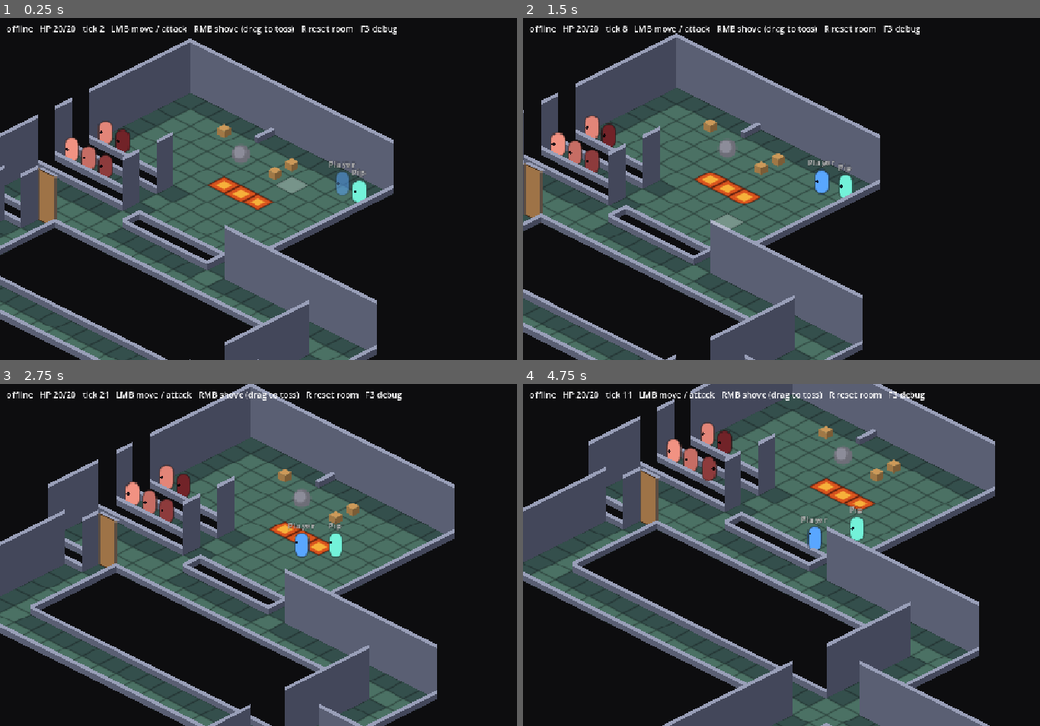
Above: before the commit, frames 1-4 (two rows, left to right).
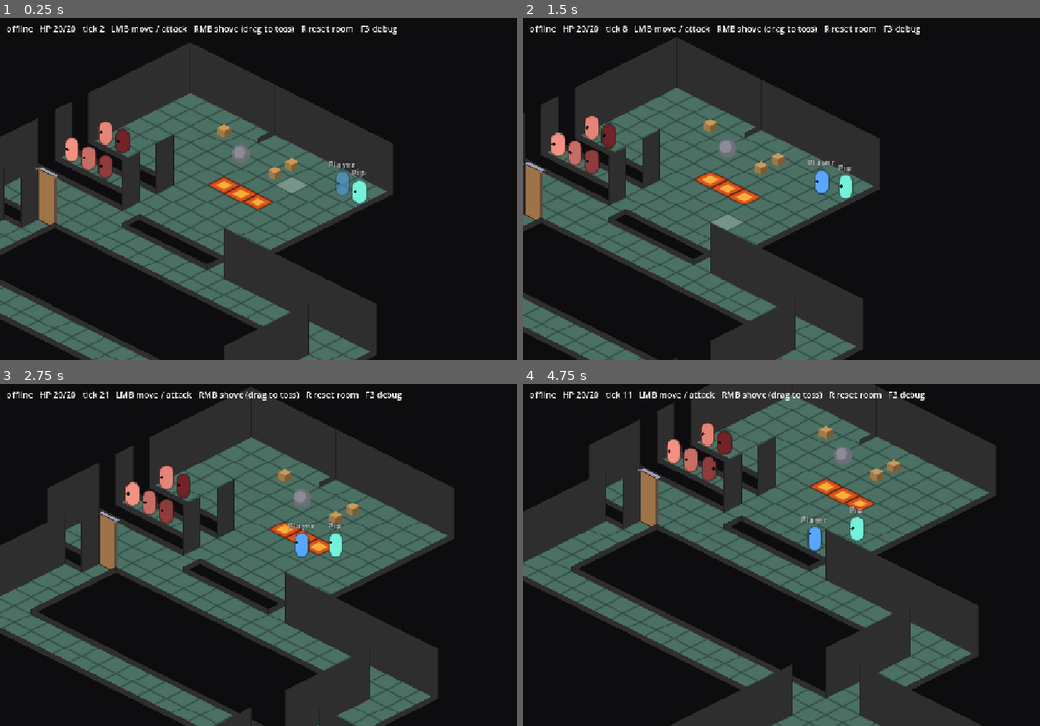
Above: after the commit, the same moments.

Repository: jeff-thinklightn-ing/psykinetic
Game: Godot game, scene res://main.tscn
The game is run twice, just before and just after one commit, with the same random seed, the same clock (stepped at 60 frames per second) and the same inputs.
Inputs (mouse positions are in pixels of both pictures, inside the frame that each line leads up to):
- Up to frame 1 (0.25 s): no input
- Up to frame 2 (1.5 s): move the mouse to (962, 171) at 0.52 s; tap R at 0.6 s; click (962, 171) at 0.67 s; drag from (703, 206) to (797, 257) at 1.27 s
- Up to frame 3 (2.75 s): move the mouse to (367, 479) at 2.02 s; tap 9 at 2.1 s; click (367, 479) at 2.17 s
- Up to frame 4 (4.75 s): drag from (797, 623) to (647, 503) at 2.77 s; move the mouse to (1008, 606) at 3.52 s; tap R at 3.6 s; click (1008, 606) at 3.67 s; drag from (647, 503) to (734, 469) at 4.27 s

The runs differ from the first frame. In frame 1, 31% of the frame differs, in the area x 0-77%, y 6-100%; in frame 2, 28%; in frame 3, 37%; in frame 4, 40%, in the area x 0-92%, y 0-100%.

Commit message:
quiet walls: one flat grey per face, no top strip, no end faces, no floor shading; Main.WALL_VALUE

Diff:
--- a/main.gd
+++ b/main.gd
@@ -1,3 +1,4 @@
+class_name Main
 extends Node2D
 ## Builds the test room, starts networking, and turns clicks into orders.
 ## This is view/input glue plus level setup: on the server it asks World and
@@ -6,8 +7,9 @@
 const FLOOR_SOURCE := 0
 const FIRE_SOURCE := 2
 const DOOR := "res://sim/door.gd"
-## Floor in front of a wall (the wall to its -x or -y side) is drawn darker.
-const SHADED_FLOOR := Color(0.7, 0.7, 0.76)
+## The one grey every wall face is drawn in, 0..1: darker than the floor,
+## a few steps above the void, the same whichever way the face points.
+const WALL_VALUE := 0.18
 ## Camera: the fraction of the remaining distance to the player closed per
 ## second, as an exponential rate. Higher is tighter.
 const CAMERA_FOLLOW_RATE := 6.0
@@ -455,31 +457,23 @@
 
 
 ## The map (see Terrain for the format). Floor and fire go on the Ground
-## layer, shaded where a wall stands on the cell's -x or -y edge; wall
-## edges are drawn as WallEdges in the Y-sorted layer. Doors are spawned by
-## the server with the level (see _spawn_doors): they have state.
+## layer, one surface right up to the walls; wall edges are drawn as
+## WallEdges in the Y-sorted layer. Doors are spawned by the server with
+## the level (see _spawn_doors): they have state.
 func _paint_level() -> void:
 	_terrain = Terrain.parse(LEVEL)
-	var floor_source := ground.tile_set.get_source(FLOOR_SOURCE) as TileSetAtlasSource
-	var shaded := floor_source.create_alternative_tile(Vector2i.ZERO)
-	floor_source.get_tile_data(Vector2i.ZERO, shaded).modulate = SHADED_FLOOR
 	var edges: Dictionary = _terrain["edges"]
 	var kind_at := func(key: Vector3i) -> int: return edges.get(key, Terrain.Edge.OPEN)
 	var fire: Array[Vector2i] = _terrain["fire"]
 	for cell: Vector2i in _terrain["floor"]:
-		if cell in fire:
-			ground.set_cell(cell, FIRE_SOURCE, Vector2i.ZERO)
-			continue
-		var behind_wall: bool = kind_at.call(Terrain.edge_key(cell, Vector2i(-1, 0))) == Terrain.Edge.WALL \
-				or kind_at.call(Terrain.edge_key(cell, Vector2i(0, -1))) == Terrain.Edge.WALL
-		ground.set_cell(cell, FLOOR_SOURCE, Vector2i.ZERO, shaded if behind_wall else 0)
+		ground.set_cell(cell, FIRE_SOURCE if cell in fire else FLOOR_SOURCE, Vector2i.ZERO)
 	for key: Vector3i in edges:
 		if edges[key] != Terrain.Edge.WALL:
 			continue
 		var wall := WallEdge.new()
 		wall.name = "Wall_%d_%d_%s" % [key.x, key.y, "e" if key.z == Terrain.EAST else "s"]
 		$YSort.add_child(wall)
-		wall.setup(key, kind_at, func(cell: Vector2i) -> bool: return cell in _terrain["floor"])
+		wall.setup(key, kind_at, func(cell: Vector2i) -> bool: return cell in _terrain["floor"], WALL_VALUE)
 
 
 ## Server: one Door node per door edge, through the spawner so every client
--- a/render/wall_edge.gd
+++ b/render/wall_edge.gd
@@ -1,11 +1,11 @@
 class_name WallEdge
 extends Node2D
-## One wall edge: a face standing on the cell boundary line and, along its
-## top, a lit strip 4 px wide lying on the far side of the line (the top of
-## a thin wall seen from above). Nothing is drawn on the ground beyond the
-## line itself. The node sits in the Y-sorted layer with the cell on the
-## edge's -x / -y side, a hair nearer the camera, so it is in front of what
-## stands on that cell and behind the next.
+## One wall edge: a face standing on the cell boundary line, one flat
+## neutral grey (`Main.WALL_VALUE`) whatever way it faces, with no top
+## strip, no end face and nothing drawn on the ground. The top of a wall is
+## where the face ends. The node sits in the Y-sorted layer with the cell on
+## the edge's -x / -y side, a hair nearer the camera, so it is in front of
+## what stands on that cell and behind the next.
 ##
 ## Height. A wall that would hide floor is a stub a third of a tile tall;
 ## one that hides nothing stands full height. A full wall hides the cells
@@ -18,30 +18,26 @@
 ## beyond is in their shadow. A drawing rule only: the sim knows nothing of
 ## it.
 ##
-## Joins, from the walls meeting at each end (doors count as nothing):
-## straight on, the strip simply continues; at an L the two strips miter
-## into one shared far vertex; at a T the through strip runs on and the
-## joining wall butts into it (trimmed to the through wall's back when it
-## comes from the far side); at a free end the strip ends square and a
-## short end face closes the wall where that end faces the camera.
+## Corners. Two faces of one value meeting at an L or a T would merge, so
+## where another wall meets an end of this one at an angle (doors count as
+## nothing), a 1 px line one step darker than the face runs up that end. A
+## free end and a straight continuation get nothing.
 
-const FACE_EAST := Color(0.263, 0.278, 0.353)  # The south-east side of a cell.
-const FACE_SOUTH := Color(0.353, 0.373, 0.45)  # The south-west side, lit.
-const END_FACE := Color(0.31, 0.325, 0.4)
-const TOP := Color(0.6, 0.625, 0.72)
+## Thickness of a door panel's top, in px (walls have none).
 const STRIP := 4.0
 const STUB_FRACTION := 1.0 / 3.0
+## How much darker than the face a corner line is.
+const CORNER_STEP := 0.05
 ## Cells straight behind a wall that a full-height one would hide: one per
 ## row of its height (a cell further back is half a tile height up on screen).
 const LOOK_BEHIND := int(Iso.HEIGHTS["wall"] * 2)
 
-enum Join { STRAIGHT, MITER, BUTT, TRIM, FREE }
-
 var key := Vector3i.ZERO
 var far_side_floor := false
-## Per end: the join, and the other wall's strip offset where one matters.
-var _join: Array[int] = [Join.FREE, Join.FREE]
-var _other_offset: Array[Vector2] = [Vector2.ZERO, Vector2.ZERO]
+## The face's grey, 0..1.
+var value := 0.18
+## Per end: whether another wall meets it at an angle.
+var _corner: Array[bool] = [false, false]
 
 
 # --- Geometry shared with Door ----------------------------------------------
@@ -70,11 +66,6 @@
 
 static func across_grid(edge: Vector3i) -> Vector2:
 	return Vector2(-1, 0) if edge.z == Terrain.EAST else Vector2(0, -1)
-
-
-## The strip's offset from the line: STRIP px across, on the far side.
-static func strip_offset(edge: Vector3i) -> Vector2:
-	return screen(across_grid(edge)).normalized() * STRIP
 
 
 static func full_height() -> float:
@@ -122,76 +113,48 @@
 	return (ends[1] - ends[0] if end == 0 else ends[0] - ends[1]).normalized()
 
 
-## Draws a face from line [param a]-[param b] up [param h] px, with its lit
-## strip along the top offset by [param offset]; the strip's far corners
-## may be moved for joins.
-static func draw_wall(on: CanvasItem, a: Vector2, b: Vector2, h: float, offset: Vector2, color: Color,
-		far_a := Vector2.INF, far_b := Vector2.INF) -> void:
+## Draws a face from line [param a]-[param b] up [param h] px with a top
+## [param offset] px thick in [param top] along it: a door panel, which
+## unlike a wall shows its thickness as it turns.
+static func draw_wall(on: CanvasItem, a: Vector2, b: Vector2, h: float, offset: Vector2,
+		color: Color, top: Color) -> void:
 	var up := Vector2(0, -h)
 	on.draw_colored_polygon(PackedVector2Array([a, b, b + up, a + up]), color)
-	var qa := far_a if far_a != Vector2.INF else a + offset
-	var qb := far_b if far_b != Vector2.INF else b + offset
-	on.draw_colored_polygon(PackedVector2Array([a + up, b + up, qb + up, qa + up]), TOP)
+	on.draw_colored_polygon(PackedVector2Array([a + up, b + up, b + offset + up, a + offset + up]), top)
 
 
 # --- This edge -----------------------------------------------------------------
 
-func setup(edge: Vector3i, kind_at: Callable, floor_at: Callable) -> void:
+func setup(edge: Vector3i, kind_at: Callable, floor_at: Callable, grey: float) -> void:
 	key = edge
+	value = grey
 	position = Iso.tile_to_local(Vector2i(edge.x, edge.y)) + Vector2(0, 0.5)
 	far_side_floor = is_stub(edge, floor_at)
 	for end in 2:
-		_classify_end(end, kind_at)
+		_corner[end] = _meets_wall_at(end, kind_at)
 	queue_redraw()
 
 
-func _classify_end(end: int, kind_at: Callable) -> void:
+## Whether a wall that is not this one's continuation meets its [param end].
+func _meets_wall_at(end: int, kind_at: Callable) -> bool:
 	var v := vertex_at(key, end)
 	var mine := away_from(key, end)
-	var collinear_wall := false
-	var crossing: Array[Vector3i] = []
 	for entry: Array in edges_at_vertex(v):
 		var other: Vector3i = entry[0]
 		if other == key or kind_at.call(other) != Terrain.Edge.WALL:
 			continue
-		if away_from(other, entry[1]).dot(mine) < -0.9:
-			collinear_wall = true
-		else:
-			crossing.append(other)
-	_other_offset[end] = Vector2.ZERO
-	if collinear_wall:
-		_join[end] = Join.STRAIGHT
-	elif crossing.size() == 1:
-		_join[end] = Join.MITER
-		_other_offset[end] = strip_offset(crossing[0])
-	elif crossing.size() == 2:
-		# The through wall's strip lies on its far side; this wall comes in
-		# from that side or from the near side.
-		var through := strip_offset(crossing[0])
-		_other_offset[end] = through
-		_join[end] = Join.TRIM if mine.dot(through) > 0.0 else Join.BUTT
-	else:
-		_join[end] = Join.FREE
+		if away_from(other, entry[1]).dot(mine) > -0.9:
+			return true
+	return false
 
 
 func _draw() -> void:
 	var ends := endpoints(key)
-	var h := height_for(far_side_floor)
-	var up := Vector2(0, -h)
-	var offset := strip_offset(key)
-	var line: Array[Vector2] = [ends[0], ends[1]]
-	var far: Array[Vector2] = [Vector2.INF, Vector2.INF]
+	var up := Vector2(0, -height_for(far_side_floor))
+	var face := Color(value, value, value)
+	draw_colored_polygon(PackedVector2Array([ends[0], ends[1], ends[1] + up, ends[0] + up]), face)
+	var step := maxf(value - CORNER_STEP, 0.0)
+	var line := Color(step, step, step)
 	for end in 2:
-		var v := ends[end]
-		match _join[end]:
-			Join.MITER:
-				far[end] = v + offset + _other_offset[end]
-			Join.TRIM:
-				line[end] = v + _other_offset[end]
-			Join.FREE:
-				# The end face shows where the end points toward the camera:
-				# the +y end of an east edge, the +x end of a south edge.
-				var faces_camera := (key.z == Terrain.EAST) == (end == 0)
-				if faces_camera:
-					draw_colored_polygon(PackedVector2Array([v, v + offset, v + offset + up, v + up]), END_FACE)
-	draw_wall(self, line[0], line[1], h, offset, FACE_EAST if key.z == Terrain.EAST else FACE_SOUTH, far[0], far[1])
+		if _corner[end]:
+			draw_line(ends[end], ends[end] + up, line, 1.0)
--- a/sim/door.gd
+++ b/sim/door.gd
@@ -15,6 +15,7 @@
 const SWING_SECONDS := 0.25
 const PANEL := Color(0.62, 0.45, 0.28)
 const PANEL_EDGE := Color(0.25, 0.17, 0.1, 0.9)
+const PANEL_TOP := Color(0.6, 0.625, 0.72)
 const POST := Color(0.36, 0.3, 0.26)
 const POST_TOP := Color(0.5, 0.43, 0.37)
 const POST_WIDTH := 3.0
@@ -109,7 +110,7 @@
 		# along it when open.
 		var thickness := WallEdge.screen(
 				WallEdge.across_grid(key) * cos(angle) - WallEdge.along_grid(key) * sin(angle)).normalized() * WallEdge.STRIP
-		WallEdge.draw_wall(self, face[0], face[1], WallEdge.full_height(), thickness, PANEL)
+		WallEdge.draw_wall(self, face[0], face[1], WallEdge.full_height(), thickness, PANEL, PANEL_TOP)
 		draw_polyline(PackedVector2Array([face[0], face[1], face[2], face[3], face[0]]), PANEL_EDGE)
 	var half := Vector2(POST_WIDTH * 0.5, 0)
 	for end: Vector2 in ends:
Not shown, changed: CHANGELOG.md
Not shown, changed: docs/decisions.md
Not shown, changed: docs/design.md
